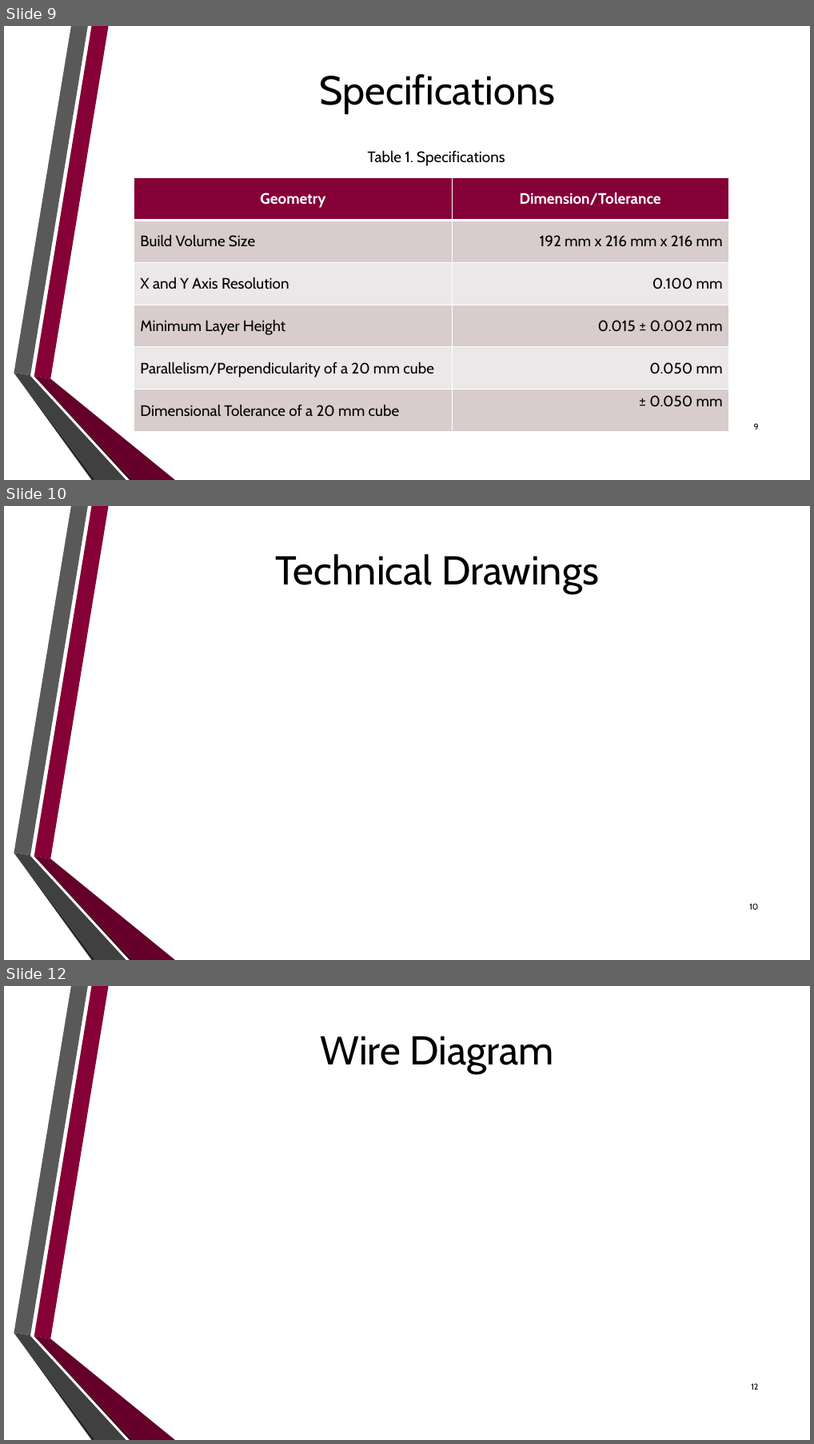
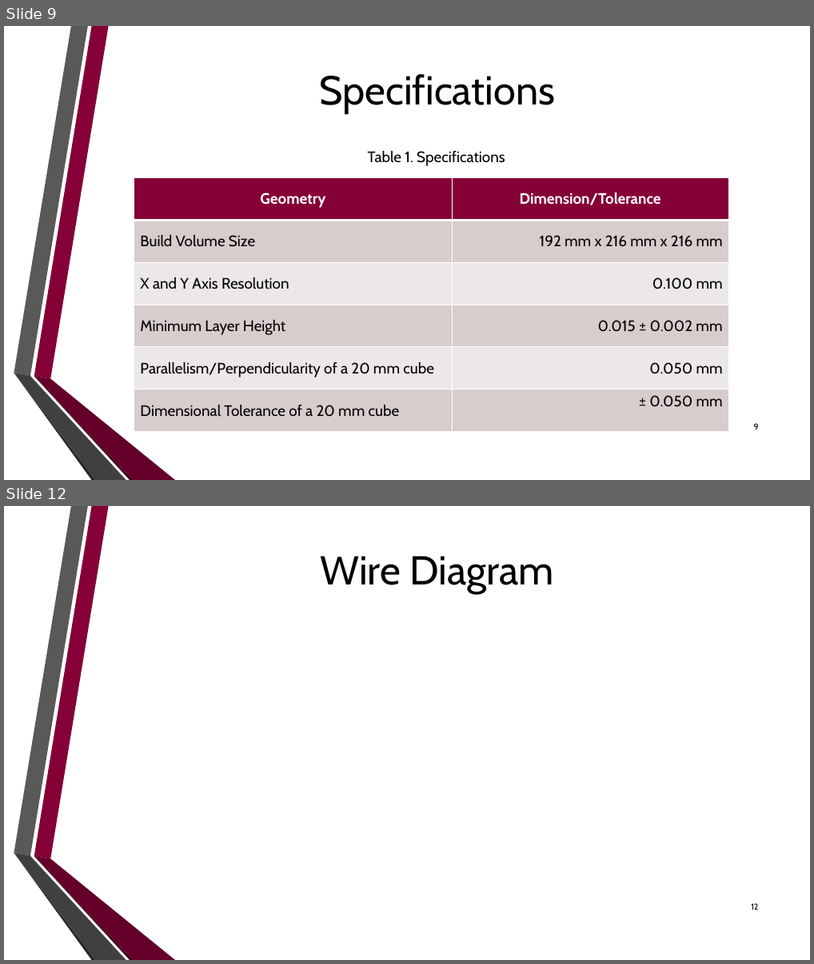
Before and after one commit to dan-olsen/SeniorDesign, a slide deck: Presentations/DesignPres/DesignPres-75.pptx. Shown one above the other, each under a label of ours: slides 9, 10 and 12 before the commit, slides 9 and 12 after it; the slides between them are not shown. The pictures are 814x1444 and 814x964 pixels, drawn with LibreOffice and Linux fonts; fonts in the diff are those of the drawing; background and template pictures are left out. Boxes give left, top, right and bottom in pixels: in the first picture for what was removed or moved away, otherwise in the second. Text is boxed around its words. In the diff, an @@ line names an element or a change of style, - is before the commit and + after.

```diff
--- a/Presentations/DesignPres/DesignPres-75.pptx
+++ b/Presentations/DesignPres/DesignPres-75.pptx
@@ slide 10 removed at (4, 506, 810, 960), background picture (left out); not listed: 6 template elements that a slide beside it also shows @@
@@ title removed at (275, 554, 599, 593) @@
-Technical Drawings
@@ page number removed at (750, 903, 758, 909) @@
-10
```
Also in this commit, not shown: 2 slides added, 1 other slide removed.
